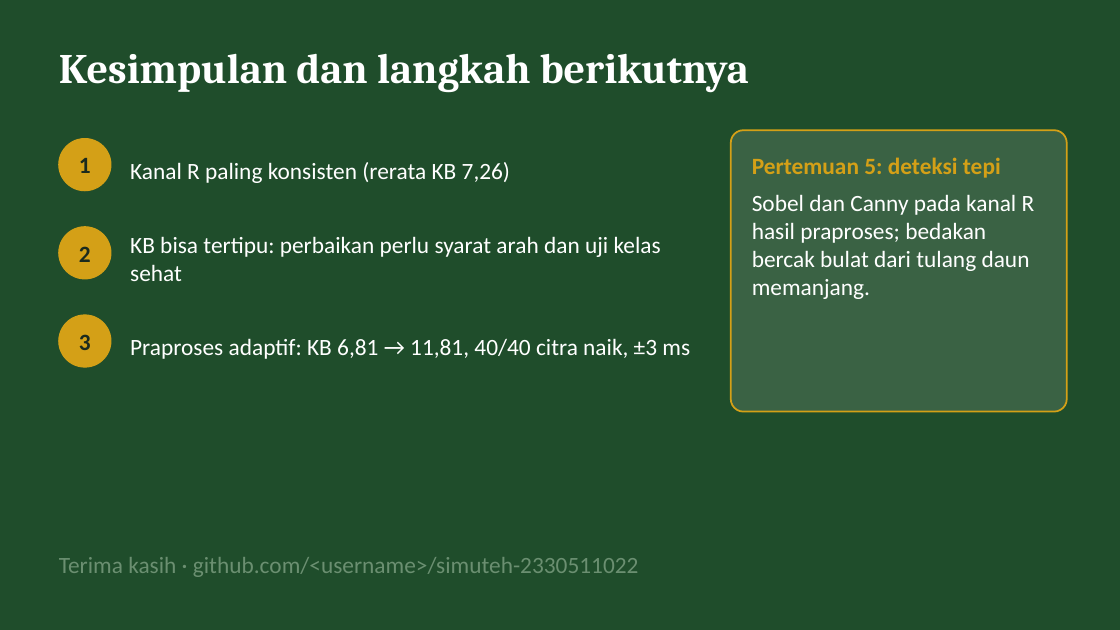
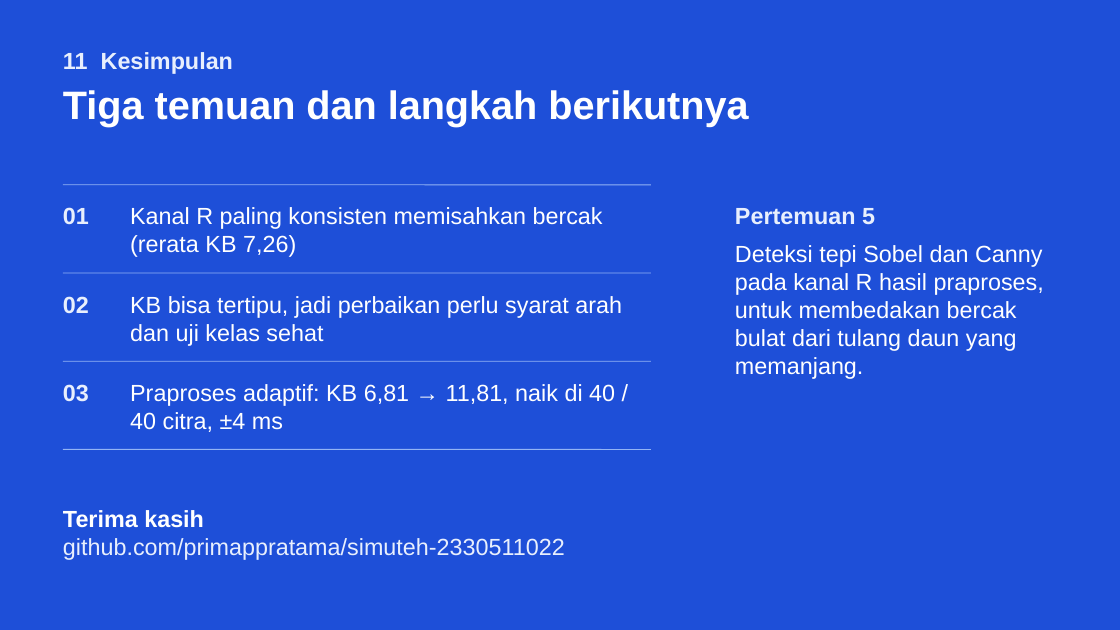
Before and after one commit to primappratama/simuteh-2330511022, a slide deck: slide 12 of laporan/Slide_EvalP1-4_2330511022.pptx. Drawn at 1120x630 pixels with LibreOffice and Linux fonts; fonts in the diff are those of the drawing. Boxes give left, top, right and bottom in pixels: in the first picture for what was removed or moved away, otherwise in the second. Text is boxed around its words. In the diff, an @@ line names an element or a change of style, - is before the commit and + after.

```diff
--- a/laporan/Slide_EvalP1-4_2330511022.pptx
+++ b/laporan/Slide_EvalP1-4_2330511022.pptx
@@ background #1F4D2B to #1E4FD8 @@
@@ text at box(63, 52, 233, 74): text changed; size 36 to 20 pt; font Cambria to Arial; text colour #FFFFFF to #E8EFFD @@
-Kesimpulan dan langkah berikutnya
+11 Kesimpulan
@@ title added at box(63, 90, 748, 127), 34 pt, text #FFFFFF, bold @@
+Tiga temuan dan langkah berikutnya
@@ ellipse removed at box(59, 139, 111, 191) @@
@@ rounded rectangle removed at box(731, 130, 1067, 412) @@
@@ text removed at box(79, 158, 91, 173) @@
-1
@@ line added from (63, 185) to (651, 185), #93B4F5 0.75 pt @@
@@ text added at box(63, 207, 89, 224), 20 pt, text #E8EFFD, bold @@
+01
@@ text at box(130, 207, 603, 257): text changed; font Calibri to Arial @@
-Kanal R paling konsisten (rerata KB 7,26)
+Kanal R paling konsisten memisahkan bercak (rerata KB 7,26)
@@ text at box(735, 208, 1044, 379): text changed; font Calibri to Arial @@
-Pertemuan 5: deteksi tepi
-Sobel dan Canny pada kanal R hasil praproses; bedakan bercak bulat dari tulang daun memanjang.
+Pertemuan 5
+Deteksi tepi Sobel dan Canny pada kanal R hasil praproses, untuk membedakan bercak bulat dari tulang daun yang memanjang.
@@ ellipse removed at box(59, 227, 111, 279) @@
@@ text removed at box(79, 246, 91, 262) @@
-2
@@ line added from (63, 273) to (651, 273), #93B4F5 0.75 pt @@
@@ text added at box(63, 296, 89, 313), 20 pt, text #E8EFFD, bold @@
+02
@@ text at box(130, 296, 622, 346): text changed; font Calibri to Arial @@
-KB bisa tertipu: perbaikan perlu syarat arah dan uji kelas sehat
+KB bisa tertipu, jadi perbaikan perlu syarat arah dan uji kelas sehat
@@ ellipse removed at box(59, 315, 111, 367) @@
@@ text removed at box(79, 334, 91, 350) @@
-3
@@ line added from (63, 361) to (651, 361), #93B4F5 0.75 pt @@
@@ text added at box(63, 384, 89, 402), 20 pt, text #E8EFFD, bold @@
+03
@@ vertical alignment middle to top in 3 elements at box(130, 296, 622, 346), box(130, 207, 603, 257), box(130, 384, 615, 432) @@
@@ text at box(130, 384, 615, 432): text changed; font Calibri to Arial @@
-Praproses adaptif: KB 6,81 → 11,81, 40/40 citra naik, ±3 ms
+Praproses adaptif: KB 6,81 → 11,81, naik di 40 / 40 citra, ±4 ms
@@ line added from (63, 450) to (651, 450), #93B4F5 0.75 pt @@
@@ text at box(63, 510, 565, 560): text changed; font Calibri to Arial; text colour #6B8F71 to #E8EFFD @@
-Terima kasih · github.com/<username>/simuteh-2330511022
+Terima kasih
+github.com/primappratama/simuteh-2330511022
```
Also in this commit, not shown: 11 other slides changed, 1 other file.
